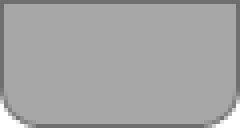
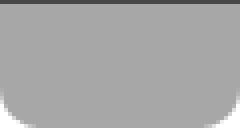
Layered file, before and after one edit (240x128). Changes by layer:
added layer "Layer 1" (57%) above "图层 1" over [0, 0, 240, 4]
